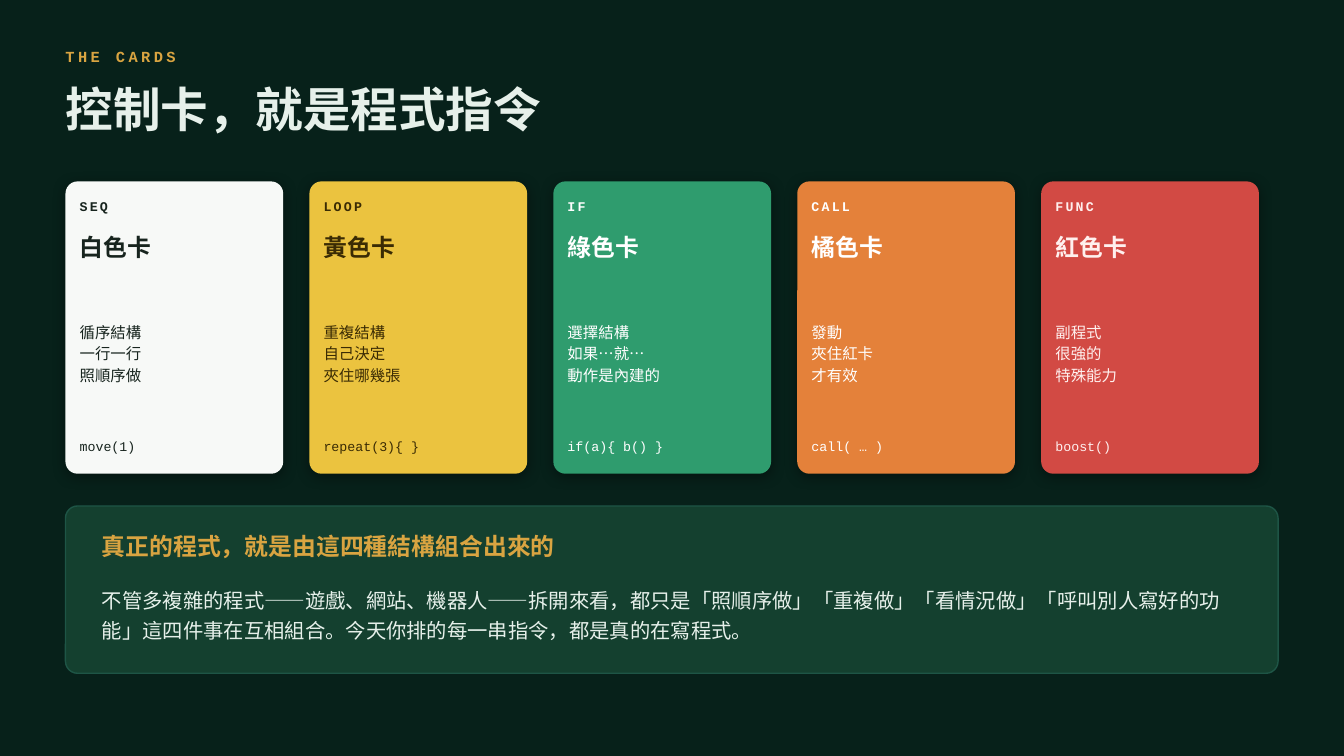
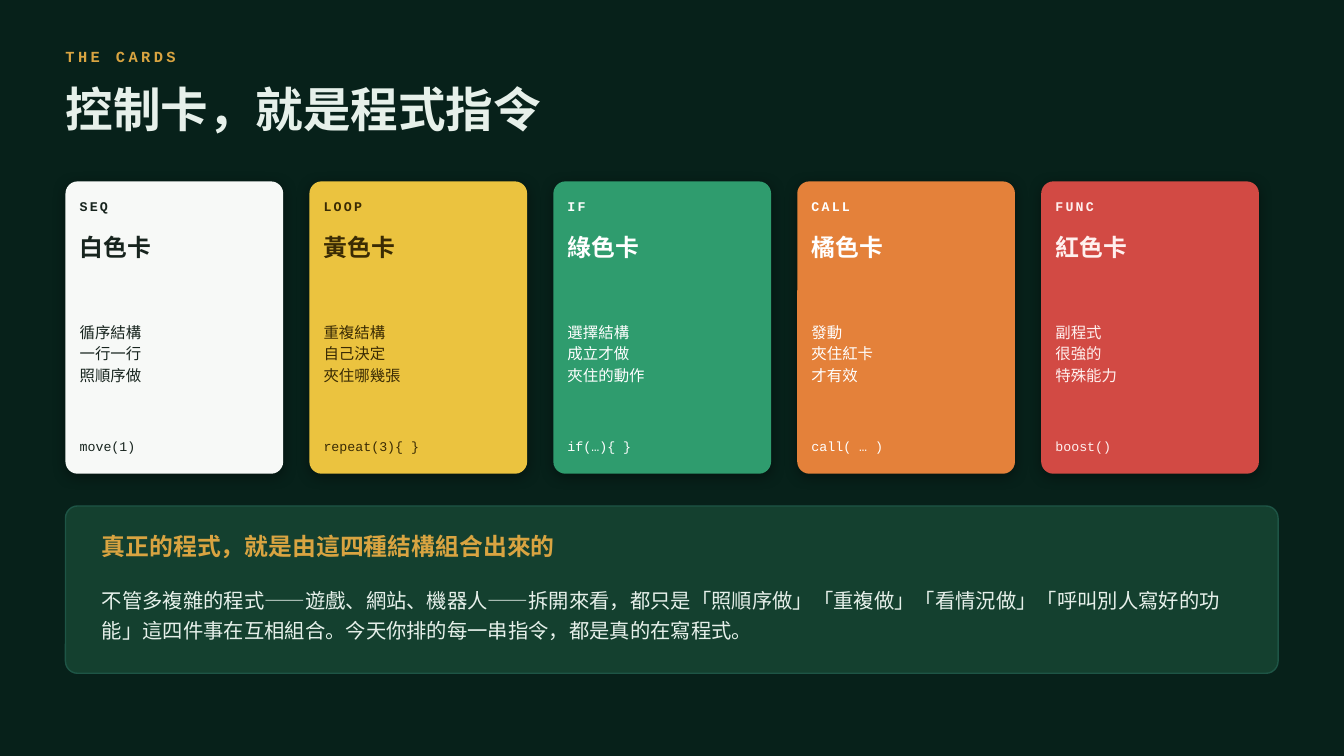
Before and after one commit to jack1214w/robot-city, a slide deck: slide 5 of 機器人蓋城市-遊戲規則.pptx. Drawn at 1344x756 pixels with LibreOffice and Linux fonts; fonts in the diff are those of the drawing. Boxes give left, top, right and bottom in pixels: in the first picture for what was removed or moved away, otherwise in the second. Text is boxed around its words. In the diff, an @@ line names an element or a change of style, - is before the commit and + after.

```diff
--- a/機器人蓋城市-遊戲規則.pptx
+++ b/機器人蓋城市-遊戲規則.pptx
@@ text at box(567, 346, 644, 383): text changed @@
-如果⋯就⋯
-動作是內建的
+成立才做
+夾住的動作
@@ text at box(567, 442, 615, 454): text changed @@
-if(a){ b() }
+if(…){ }
```
Also in this commit, not shown: 5 other slides changed, 2 other files.
